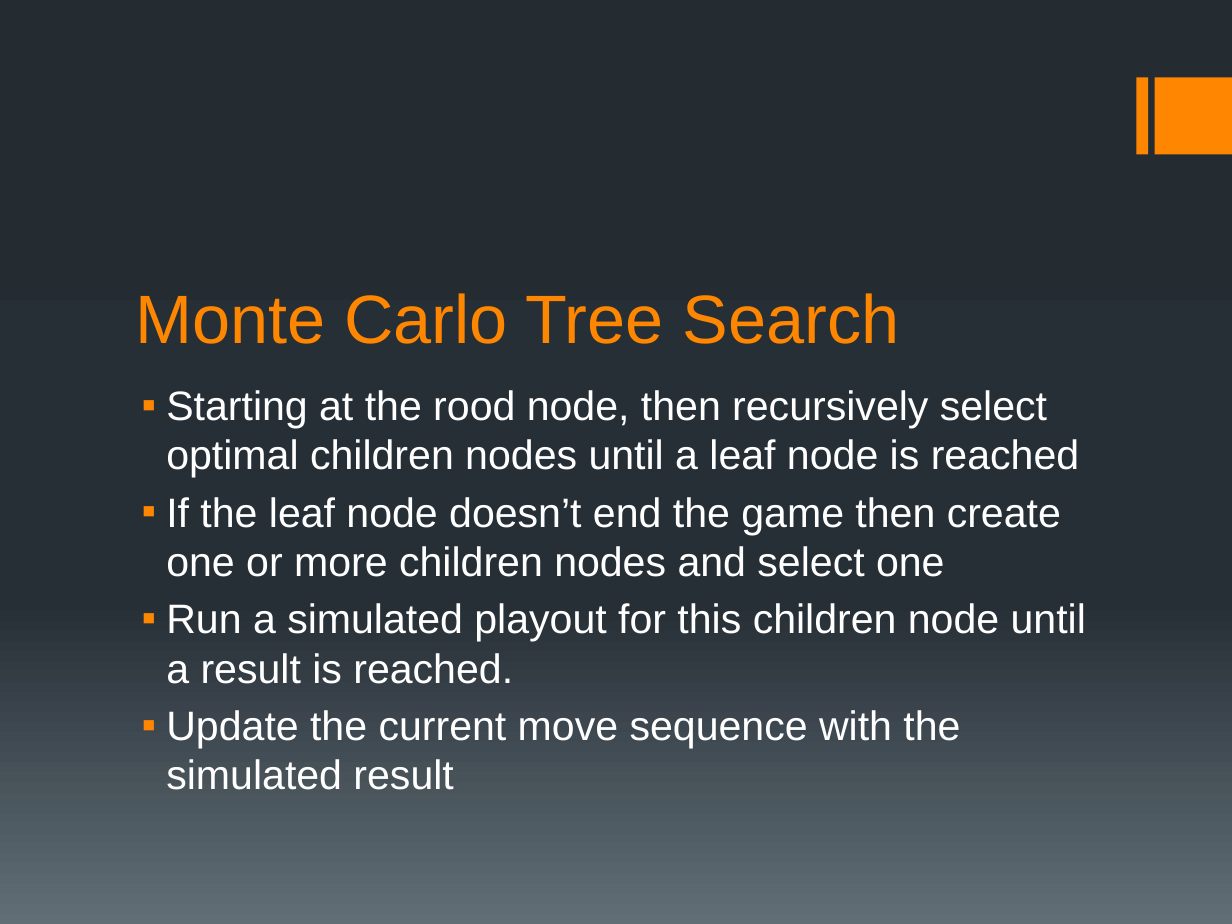
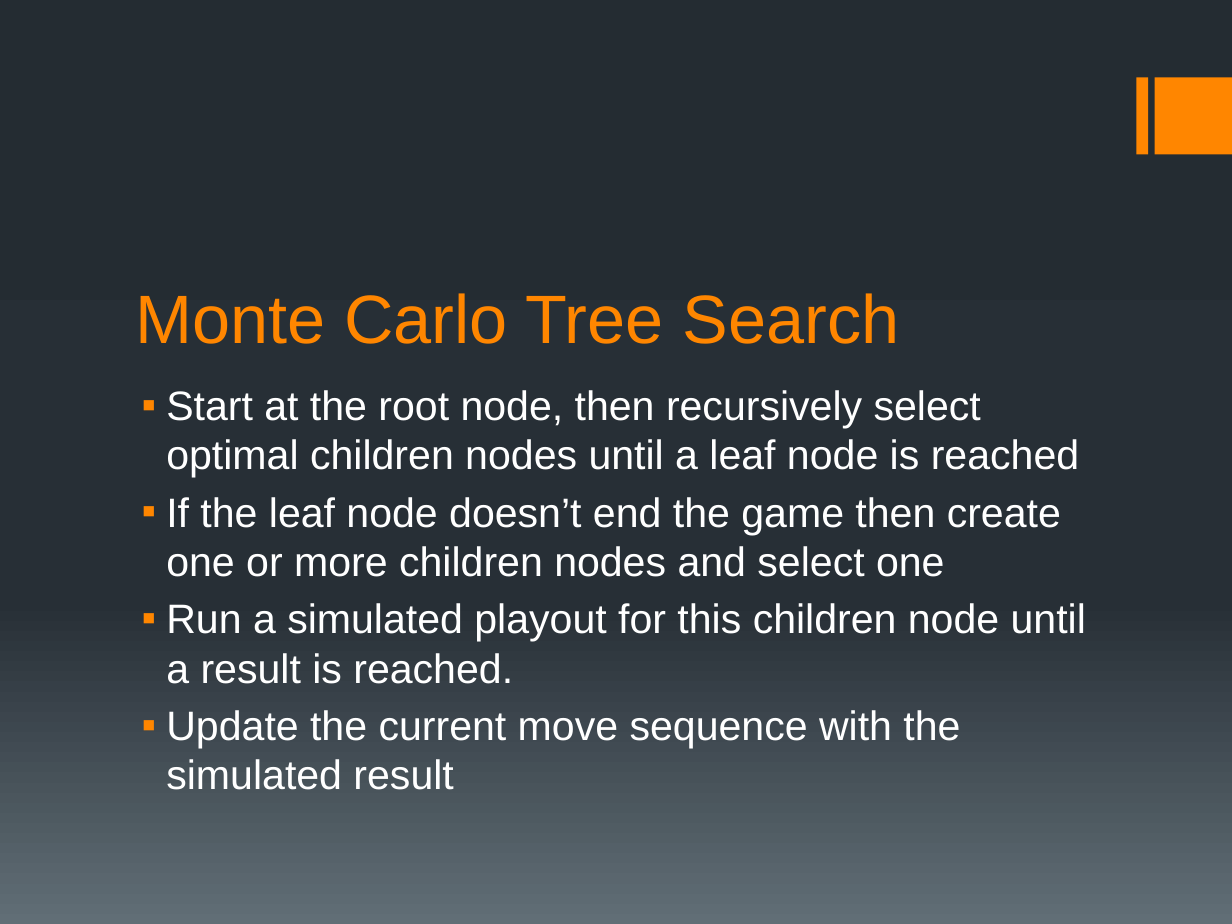
Before and after one commit to lsd53/AI_Practicum, a slide deck: slide 5 of project_ppt_lsd53_jdr289.pptx. Drawn at 1232x924 pixels with LibreOffice and Linux fonts; fonts in the diff are those of the drawing. Boxes give left, top, right and bottom in pixels: in the first picture for what was removed or moved away, otherwise in the second. Text is boxed around its words. In the diff, an @@ line names an element or a change of style, - is before the commit and + after.

```diff
--- a/project_ppt_lsd53_jdr289.pptx
+++ b/project_ppt_lsd53_jdr289.pptx
@@ text at [166,390,1079,478]: text changed @@
-▪ Starting at the rood node, then recursively select optimal children nodes until a leaf node is reached
+▪ Start at the root node, then recursively select optimal children nodes until a leaf node is reached
```
Also in this commit, not shown: 1 other slide changed, 1 slide added.
